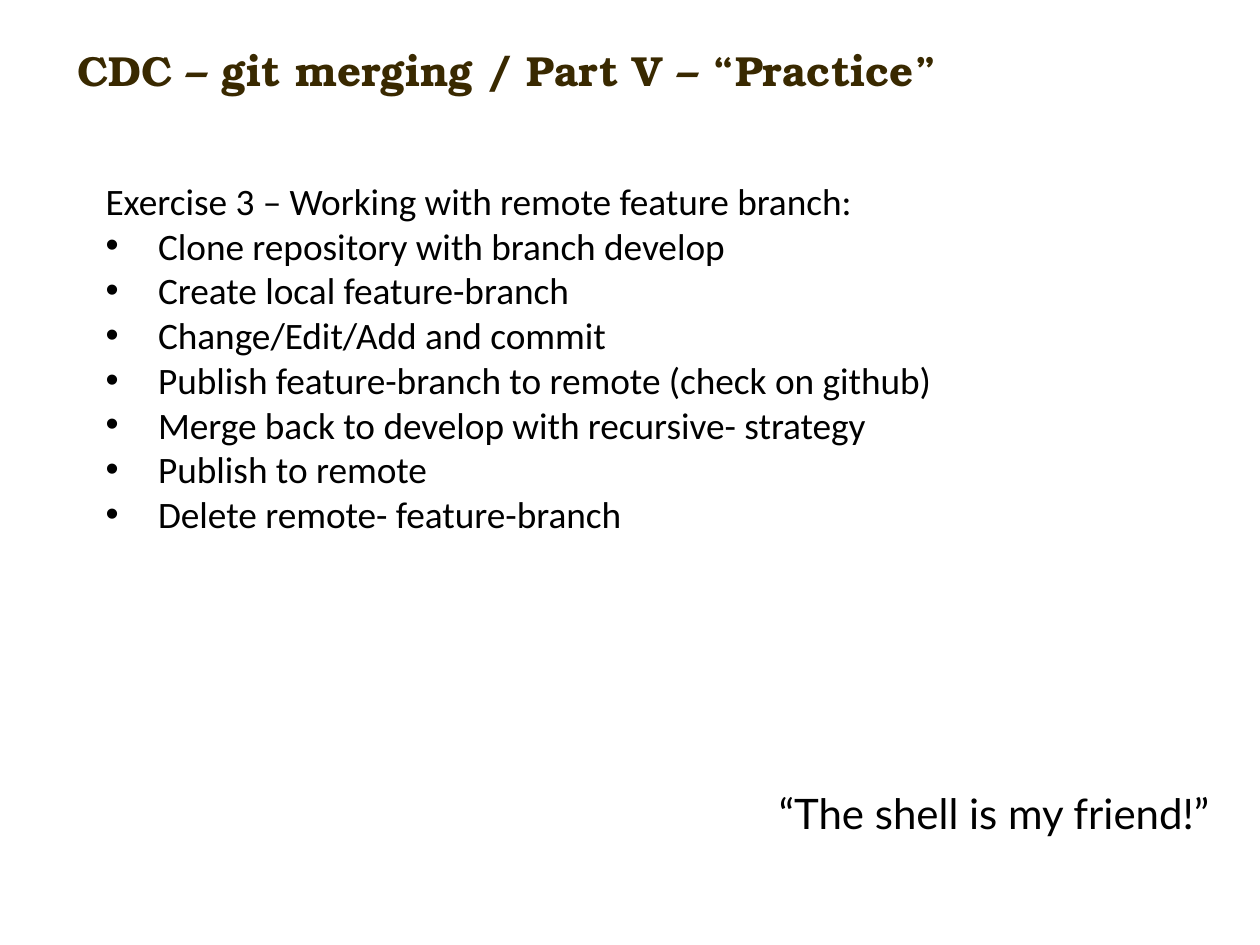
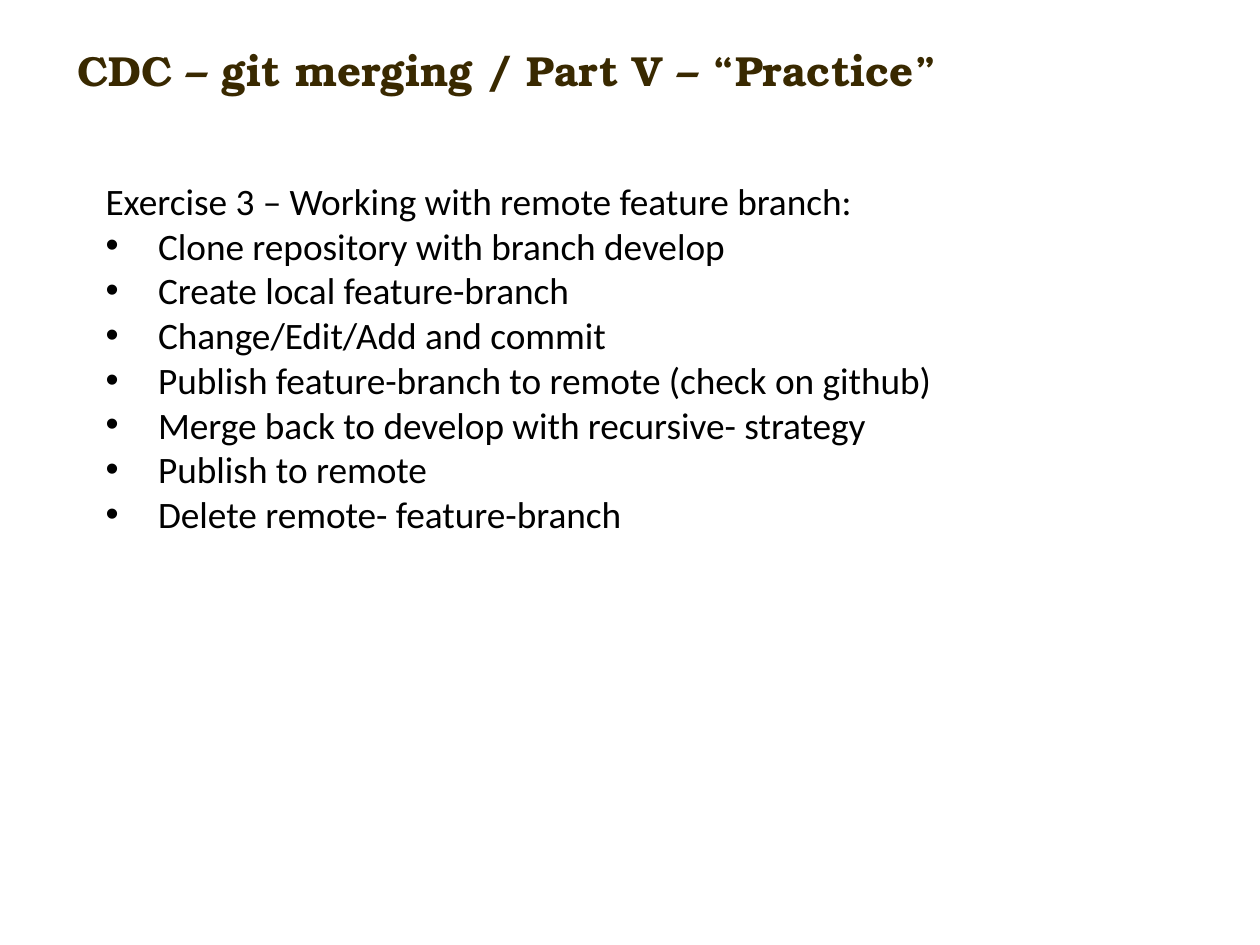
Before and after one commit to carlmitrais/wisdom, a slide deck: slide 16 of cdc_git_ws1.pptx. Drawn at 1260x945 pixels with LibreOffice and Linux fonts; fonts in the diff are those of the drawing; background and template pictures are left out. Boxes give left, top, right and bottom in pixels: in the first picture for what was removed or moved away, otherwise in the second. Text is boxed around its words. In the diff, an @@ line names an element or a change of style, - is before the commit and + after.

```diff
--- a/cdc_git_ws1.pptx
+++ b/cdc_git_ws1.pptx
@@ text removed at <box>779,797,1209,837</box> @@
-“The shell is my friend!”
```
Also in this commit, not shown: 4 other slides changed.
